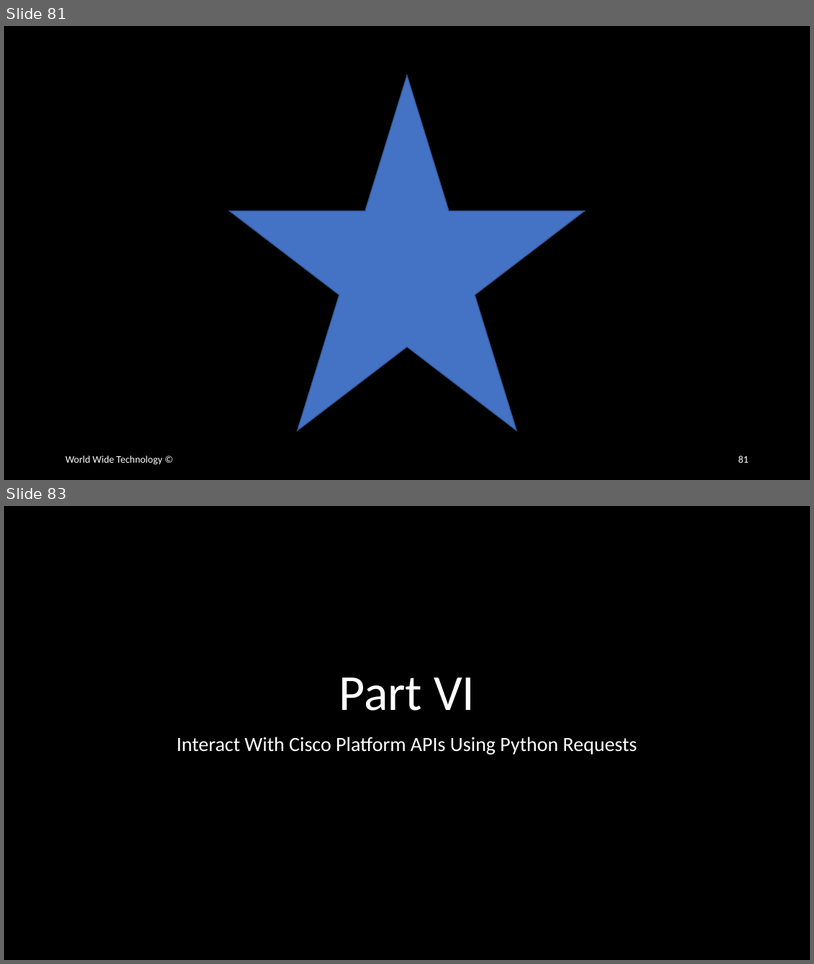
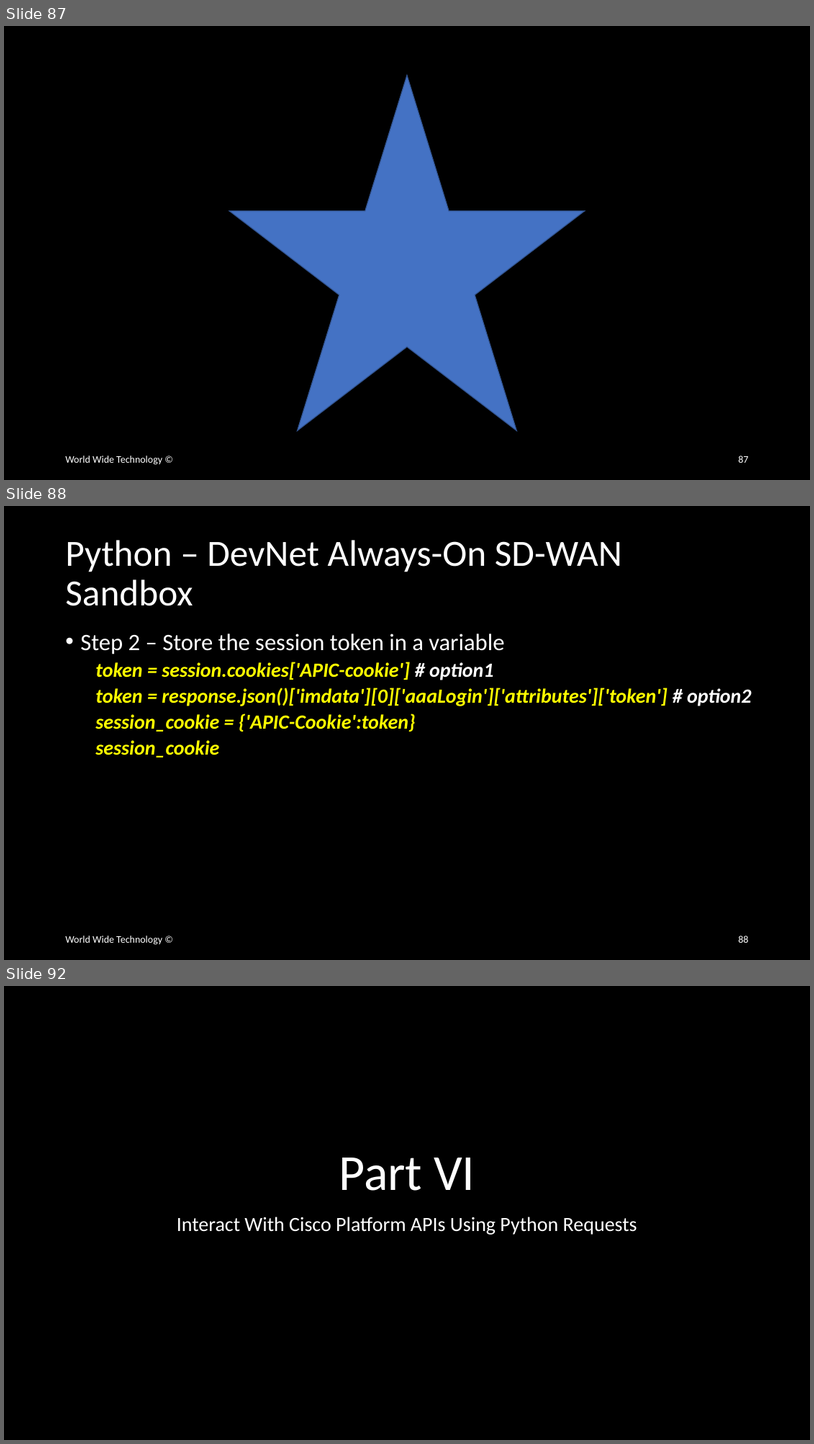
Before and after one commit to wwt/curl-requests-foundations, a slide deck: curl-requests-foundations.pptx. Shown one above the other, each under a label of ours: slides 81 and 83 before the commit, slides 87, 88 and 92 after it; the slides between them are not shown. The pictures are 814x964 and 814x1444 pixels, drawn with LibreOffice and Linux fonts; fonts in the diff are those of the drawing. Boxes give left, top, right and bottom in pixels: in the first picture for what was removed or moved away, otherwise in the second. Text is boxed around its words. In the diff, an @@ line names an element or a change of style, - is before the commit and + after.

```diff
--- a/curl-requests-foundations.pptx
+++ b/curl-requests-foundations.pptx
@@ slide 88 added at box(4, 506, 810, 960), background #000000 @@
@@ title added at box(65, 540, 622, 606), 44 pt, text #FFFFFF @@
+Python – DevNet Always-On SD-WAN Sandbox
@@ text added at box(80, 633, 752, 757), 24 pt, text #FFFF00, bold, italic @@
+• Step 2 – Store the session token in a variable
+  token = session.cookies['APIC-cookie'] # option1
+  token = response.json()['imdata'][0]['aaaLogin']['attributes']['token'] # option2
+  session_cookie = {'APIC-Cookie':token}
+  session_cookie
@@ text added at box(65, 935, 162, 944), 12 pt, text #FFFFFF @@
+World Wide Technology ©
@@ page number added at box(738, 935, 748, 942), 12 pt, text #FFFFFF @@
+88
@@ what was slide 81 is now slide 87 @@
@@ page number at box(738, 455, 748, 462): text changed @@
-81
+87
@@ what was slide 83 is now slide 92 @@
```
Also in this commit, not shown: 8 other slides added.
